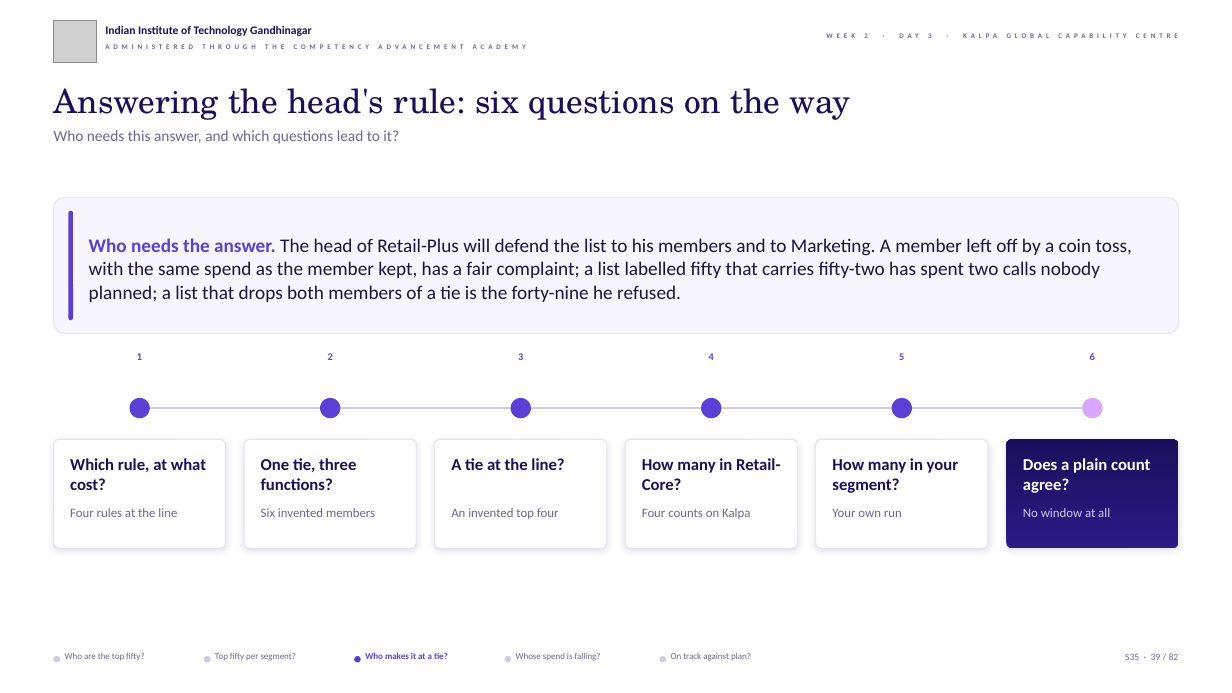
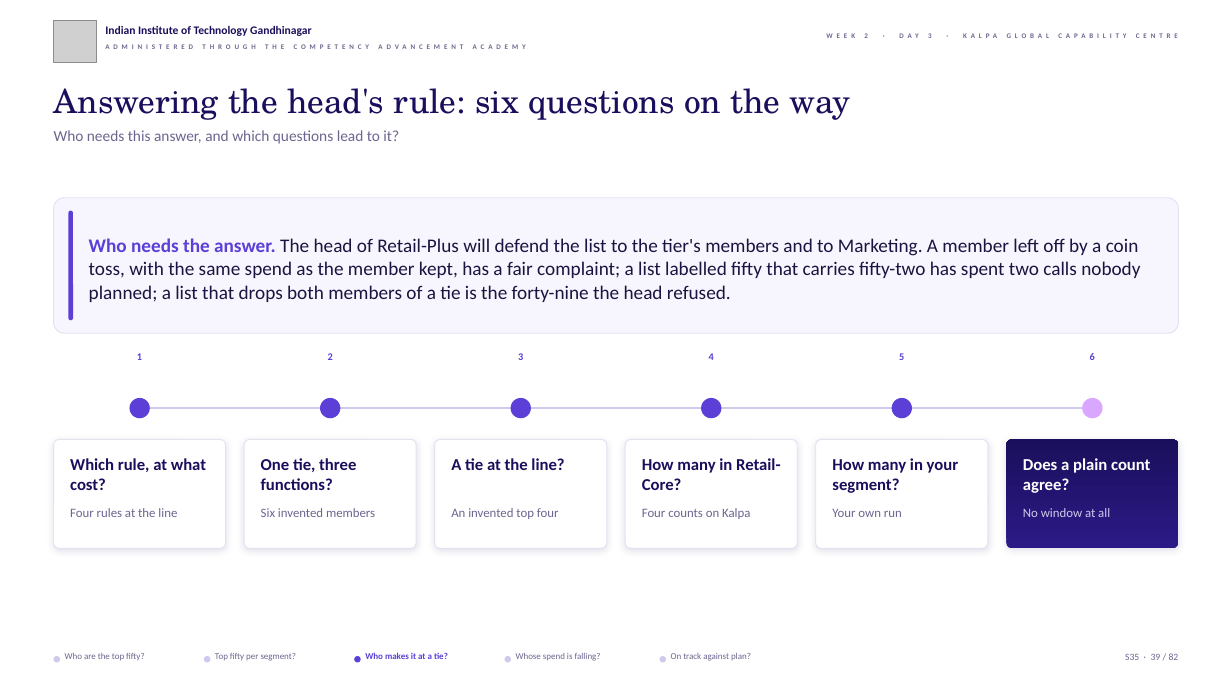
Before and after one commit to fde-academy-lab/c2-content-factory, a slide deck: slide 39 of content/W02/D3/slides/C2_W02_D03_half1_STUDENT.pptx. Drawn at 1232x693 pixels with LibreOffice and Linux fonts; fonts in the diff are those of the drawing; grey boxes stand for pictures; background and template pictures are left out. Boxes give left, top, right and bottom in pixels: in the first picture for what was removed or moved away, otherwise in the second. Text is boxed around its words. In the diff, an @@ line names an element or a change of style, - is before the commit and + after.

```diff
--- a/content/W02/D3/slides/C2_W02_D03_half1_STUDENT.pptx
+++ b/content/W02/D3/slides/C2_W02_D03_half1_STUDENT.pptx
@@ text at (x1=89, y1=238, x2=1140, y2=302): text changed @@
-Who needs the answer. The head of Retail-Plus will defend the list to his members and to Marketing. A member left off by a coin toss, with the same spend as the member kept, has a fair complaint; a list labelled fifty that carries fifty-two has spent two calls nobody planned; a list that drops both members of a tie is the forty-nine he refused.
+Who needs the answer. The head of Retail-Plus will defend the list to the tier's members and to Marketing. A member left off by a coin toss, with the same spend as the member kept, has a fair complaint; a list labelled fifty that carries fifty-two has spent two calls nobody planned; a list that drops both members of a tie is the forty-nine the head refused.
```
Also in this commit, not shown: 26 other slides changed, 23 other files.
